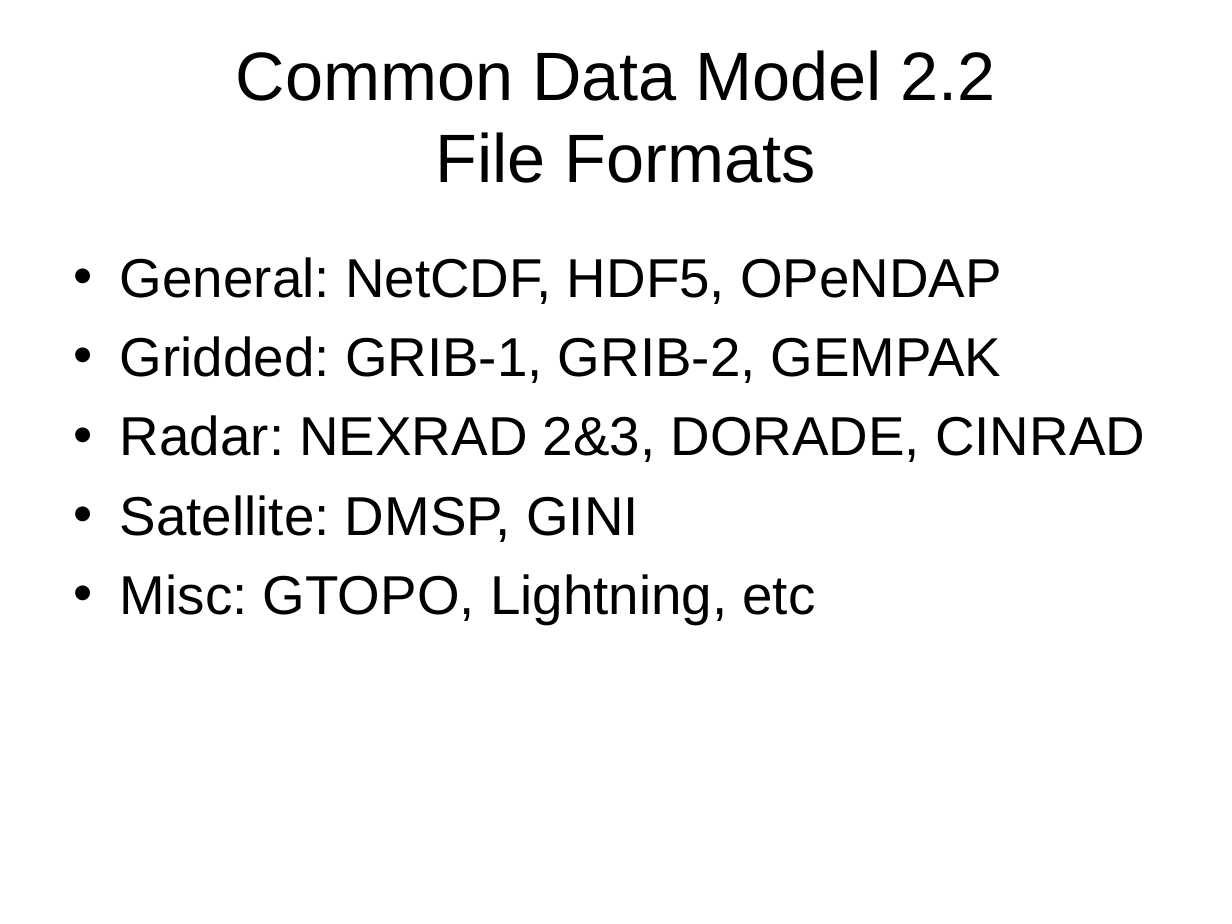
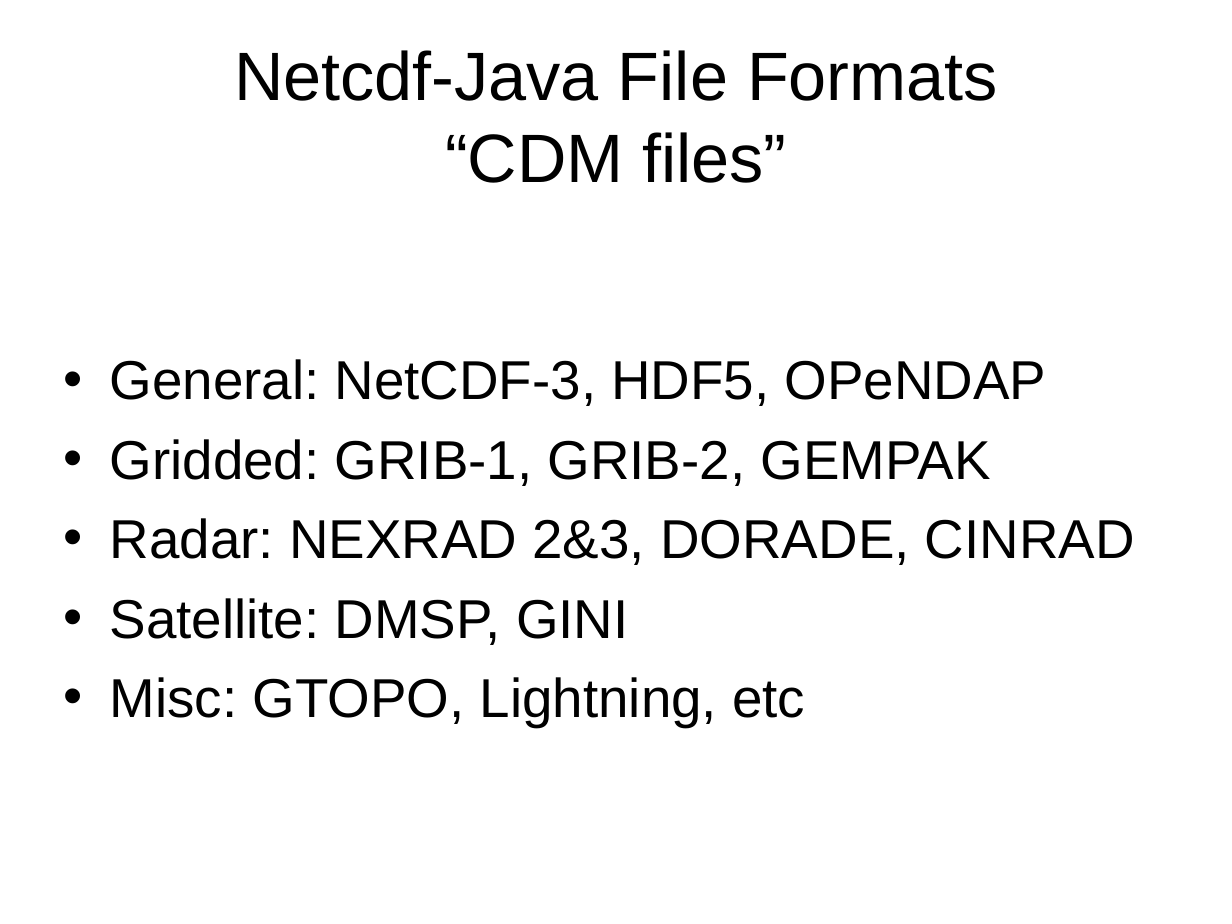
Before and after one commit to ooici-eoi/THREDDS, a slide deck: slide 13 of docs/web/thredds/tech/tutorial/TDSOverview.ppt (slide 12 before the commit). Drawn at 1232x924 pixels with LibreOffice and Linux fonts; fonts in the diff are those of the drawing; background and template pictures are left out. Boxes give left, top, right and bottom in pixels: in the first picture for what was removed or moved away, otherwise in the second. Text is boxed around its words. In the diff, an @@ line names an element or a change of style, - is before the commit and + after.

```diff
--- a/docs/web/thredds/tech/tutorial/TDSOverview.ppt
+++ b/docs/web/thredds/tech/tutorial/TDSOverview.ppt
@@ title at (234,50,998,183): text changed @@
-Common Data Model 2.2
-File Formats
+Netcdf-Java File Formats
+“CDM files”
@@ text "General: NetCDF-3, HDF5, OPeNDAP": place and size @@
-text "General: NetCDF-3, HDF5, OPeNDAP" at (120,257,1145,624)
+text "General: NetCDF-3, HDF5, OPeNDAP" at (110,359,1135,727)
@@ text at (110,359,1047,406): text changed @@
-• General: NetCDF, HDF5, OPeNDAP
+• General: NetCDF-3, HDF5, OPeNDAP
```
Also in this commit, not shown: 8 other slides changed, 6 slides added, 4 slides removed, 8 other files.
